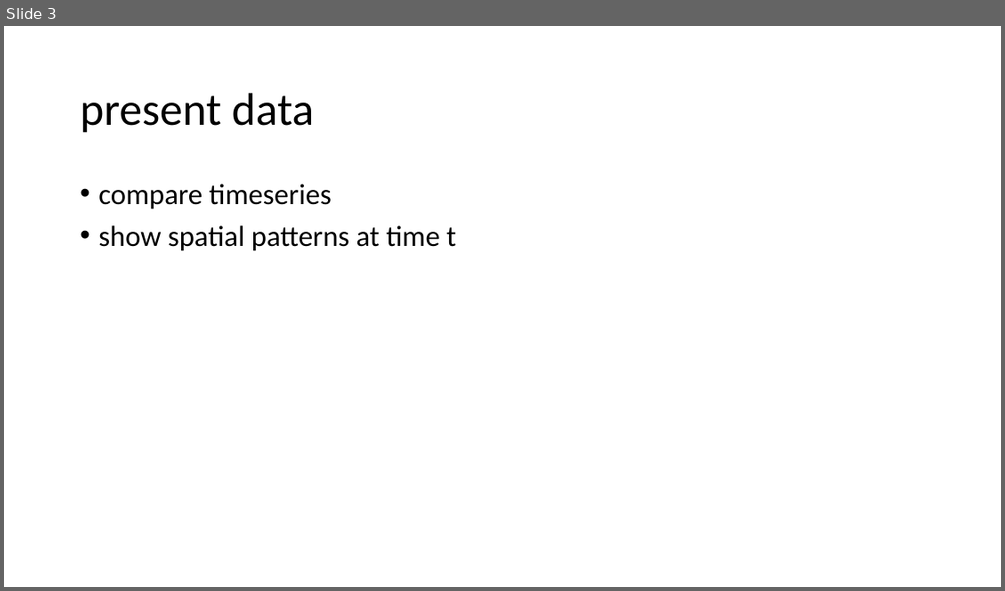
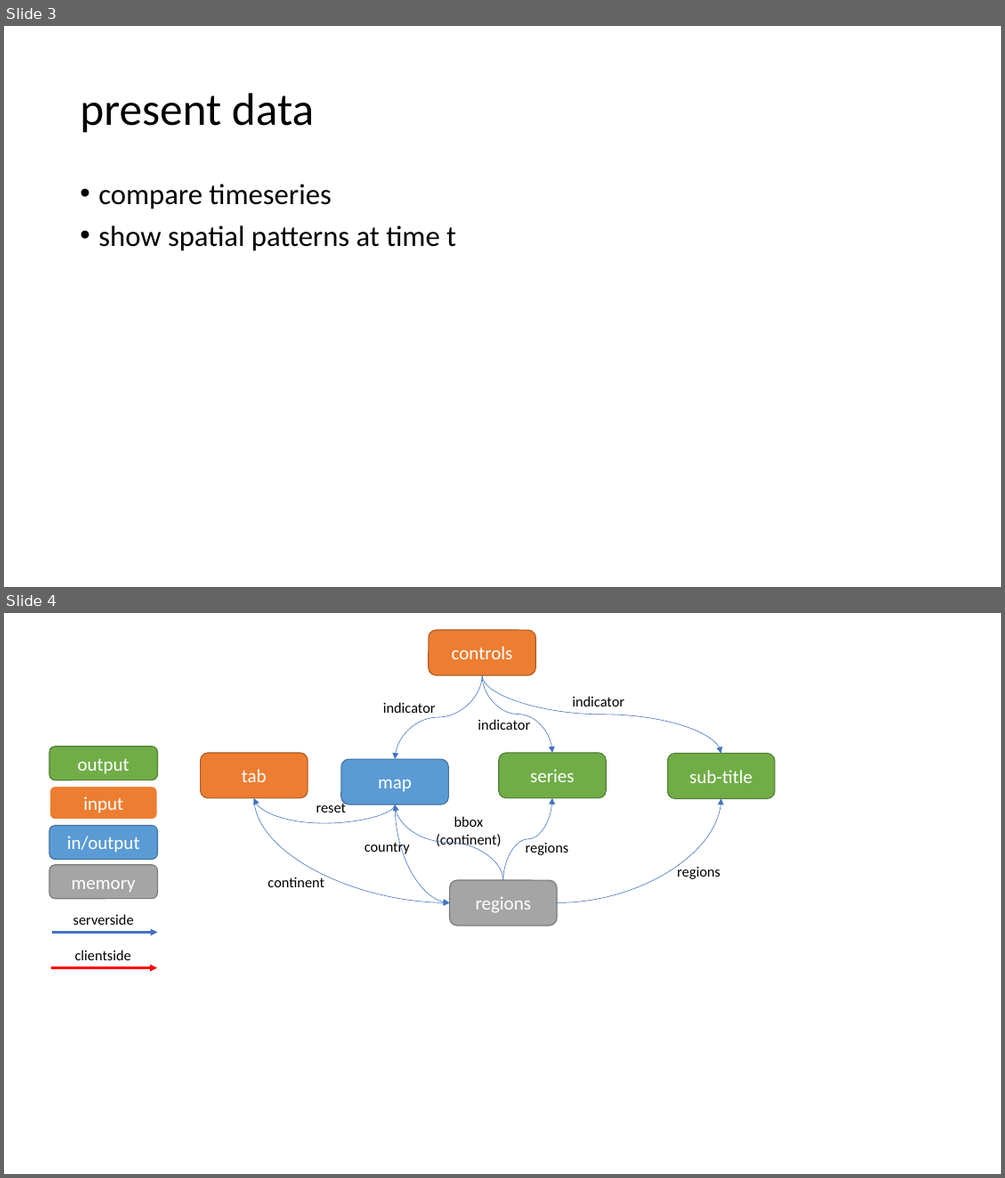
Before and after one commit to ditori1976/covid_app, a slide deck: notebooks/interactions.pptx. Shown one above the other, each under a label of ours: slide 3 before the commit, slides 3 and 4 after it. The pictures are 1005x591 and 1005x1178 pixels, drawn with LibreOffice and Linux fonts; fonts in the diff are those of the drawing. Boxes give left, top, right and bottom in pixels: in the first picture for what was removed or moved away, otherwise in the second. Text is boxed around its words. In the diff, an @@ line names an element or a change of style, - is before the commit and + after.

```diff
--- a/notebooks/interactions.pptx
+++ b/notebooks/interactions.pptx
@@ slide 4 added at (x1=4, y1=613, x2=1001, y2=1174), background #FFFFFF @@
@@ rounded rectangle added at (x1=429, y1=630, x2=535, y2=676), fill #ED7D31, outline #AF5C24 1 pt, 18 pt, text #FFFFFF @@
+controls
@@ curved arrow added from (482, 675) to (395, 759), #4472C4 0.5 pt @@
@@ curved arrow added from (482, 675) to (552, 753), #4472C4 0.5 pt @@
@@ curved arrow added from (482, 675) to (721, 754), #4472C4 0.5 pt @@
@@ text added at (x1=383, y1=702, x2=436, y2=713), 14 pt, text #000000 @@
+indicator
@@ text added at (x1=477, y1=719, x2=530, y2=730), 14 pt, text #000000 @@
+indicator
@@ text added at (x1=572, y1=696, x2=624, y2=706), 14 pt, text #000000 @@
+indicator
@@ rounded rectangle added at (x1=49, y1=747, x2=158, y2=779), fill #70AD47, outline #538035 1 pt, 18 pt, text #FFFFFF @@
+output
@@ rounded rectangle added at (x1=201, y1=753, x2=307, y2=798), fill #ED7D31, outline #AF5C24 1 pt, 18 pt, text #FFFFFF @@
+tab
@@ rounded rectangle added at (x1=341, y1=759, x2=448, y2=804), fill #5B9BD5, outline #43739E 1 pt, 18 pt, text #FFFFFF @@
+map
@@ rounded rectangle added at (x1=499, y1=753, x2=606, y2=798), fill #70AD47, outline #538035 1 pt, 18 pt, text #FFFFFF @@
+series
@@ rounded rectangle added at (x1=667, y1=754, x2=774, y2=799), fill #70AD47, outline #538035 1 pt, 18 pt, text #FFFFFF @@
+sub-title
@@ rounded rectangle added at (x1=49, y1=786, x2=158, y2=819), fill #ED7D31, outline #FFFFFF 1.5 pt, 18 pt, text #FFFFFF @@
+input
@@ curved arrow added from (395, 804) to (254, 798), #4472C4 0.5 pt @@
@@ curved arrow added from (254, 798) to (450, 903), #4472C4 0.5 pt @@
@@ curved arrow added from (503, 880) to (552, 798), #4472C4 0.5 pt @@
@@ curved arrow added from (557, 903) to (721, 798), #4472C4 0.5 pt @@
@@ rounded rectangle added at (x1=49, y1=826, x2=158, y2=859), fill #5B9BD5, outline #43739E 1 pt, 18 pt, text #FFFFFF @@
+in/output
@@ text added at (x1=316, y1=801, x2=347, y2=812), 14 pt, text #000000 @@
+reset
@@ curved arrow added from (395, 804) to (450, 903), #4472C4 0.5 pt @@
@@ curved arrow added from (503, 880) to (395, 804), #4472C4 0.5 pt @@
@@ text added at (x1=436, y1=816, x2=501, y2=849), 14 pt, text #000000 @@
+bbox
+(continent)
@@ text added at (x1=364, y1=840, x2=410, y2=856), 14 pt, text #000000 @@
+country
@@ text added at (x1=526, y1=842, x2=569, y2=855), 14 pt, text #000000 @@
+regions
@@ rounded rectangle added at (x1=49, y1=865, x2=158, y2=899), fill #A5A5A5, outline #7A7A7A 1 pt, 18 pt, text #FFFFFF @@
+memory
@@ text added at (x1=267, y1=876, x2=324, y2=887), 14 pt, text #000000 @@
+continent
@@ text added at (x1=677, y1=865, x2=720, y2=879), 14 pt, text #000000 @@
+regions
@@ rounded rectangle added at (x1=450, y1=880, x2=557, y2=925), fill #A5A5A5, outline #7A7A7A 1 pt, 18 pt, text #FFFFFF @@
+regions
@@ arrow added from (52, 933) to (157, 933), #4472C4 2.25 pt @@
@@ text added at (x1=73, y1=914, x2=134, y2=925), 14 pt, text #000000 @@
+serverside
@@ text added at (x1=75, y1=949, x2=131, y2=960), 14 pt, text #000000 @@
+clientside
@@ arrow added from (52, 968) to (157, 968), #FF0000 2.25 pt @@
```
Also in this commit, not shown: 1 slide changed, 3 other slides added, 4 other files.
